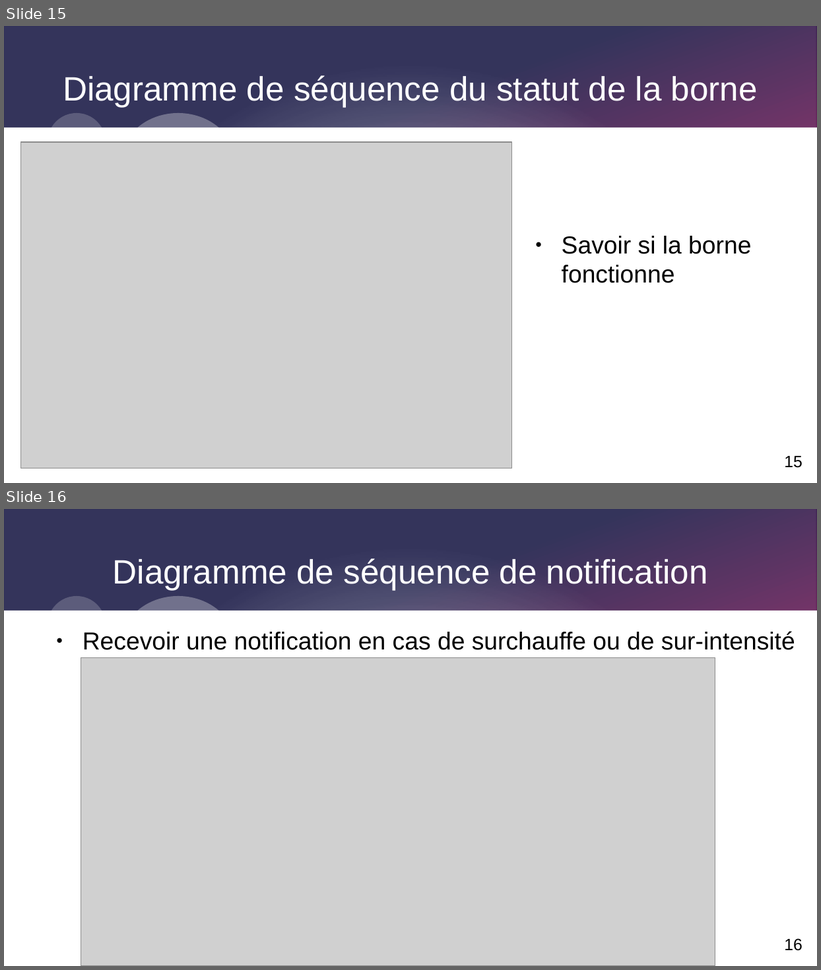
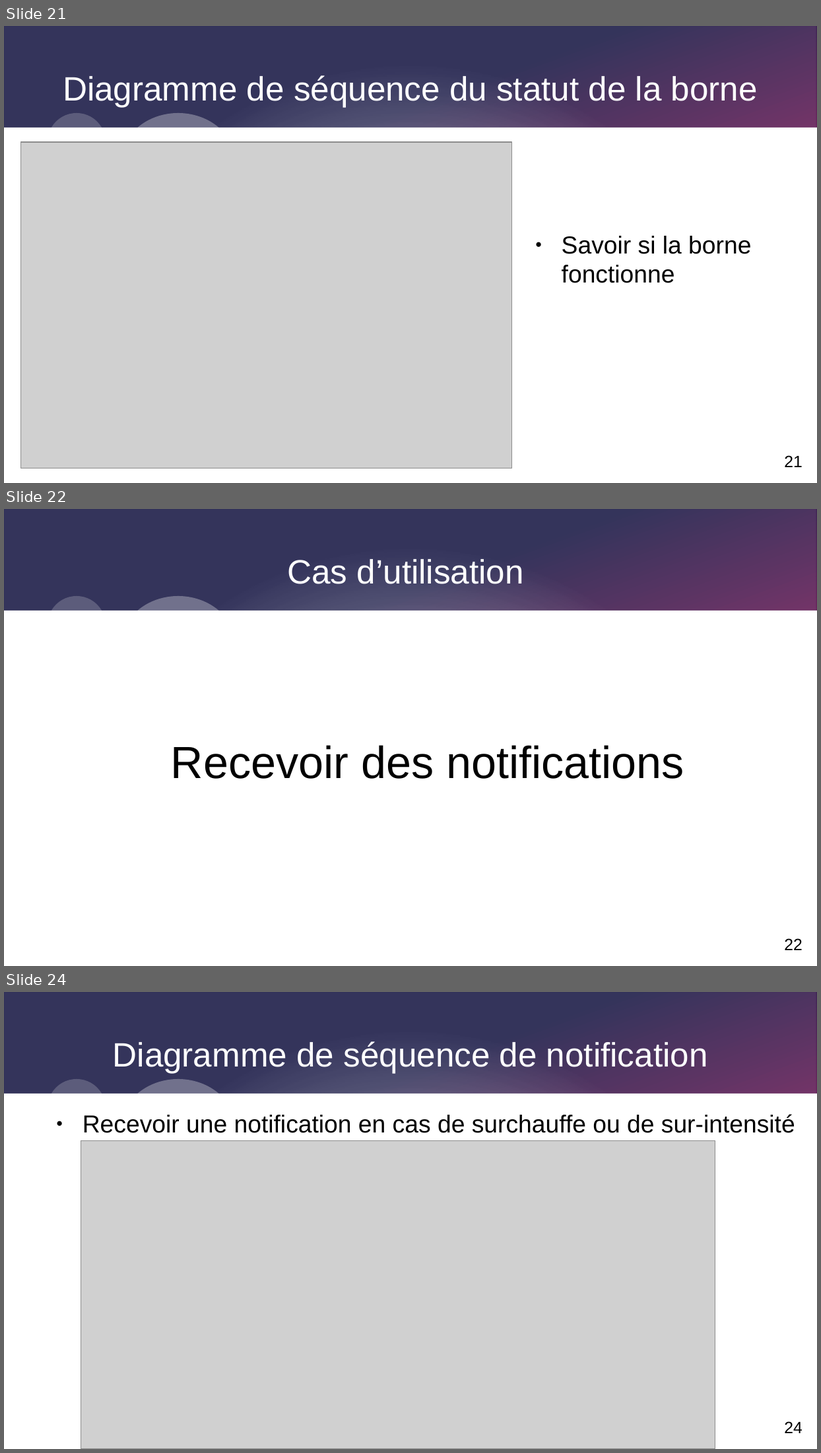
Before and after one commit to Corentinh2/PROJET_GESTIONNAIRE_DE_CHARGE, a slide deck: revue3/diapo_revue_3.odp. Shown one above the other, each under a label of ours: slides 15 and 16 before the commit, slides 21, 22 and 24 after it; the slides between them are not shown. The pictures are 821x970 and 821x1453 pixels, drawn with LibreOffice and Linux fonts; fonts in the diff are those of the drawing; grey boxes stand for pictures. Boxes give left, top, right and bottom in pixels: in the first picture for what was removed or moved away, otherwise in the second. Text is boxed around its words. In the diff, an @@ line names an element or a change of style, - is before the commit and + after.

```diff
--- a/revue3/diapo_revue_3.odp
+++ b/revue3/diapo_revue_3.odp
@@ slide 22 added at <box>4,509,817,966</box>, background #FFFFFF; not listed: 5 template elements that a slide beside it also shows @@
@@ title added at <box>287,559,524,584</box>, 33 pt, text #FFFFFF @@
+Cas d’utilisation
@@ text added at <box>171,745,684,779</box>, 44 pt, text #000000 @@
+Recevoir des notifications
@@ page number added at <box>784,939,803,951</box>, 16 pt, text #000000 @@
+22
@@ what was slide 15 is now slide 21 @@
@@ page number at <box>784,456,803,468</box>: text changed @@
-15
+21
@@ what was slide 16 is now slide 24 @@
@@ page number at <box>784,1422,803,1434</box>: text changed @@
-16
+24
```
Also in this commit, not shown: 9 slides changed, 14 other slides added, 8 slides removed, 4 other files.
